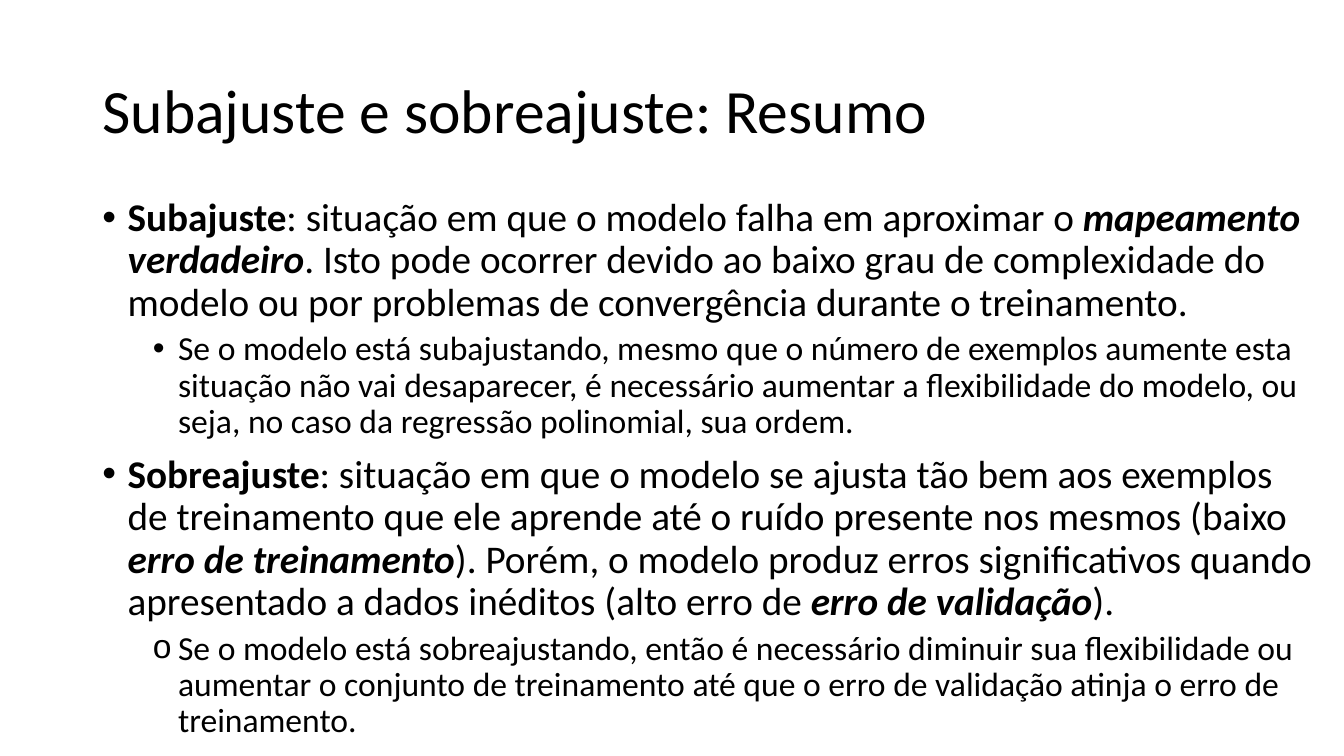
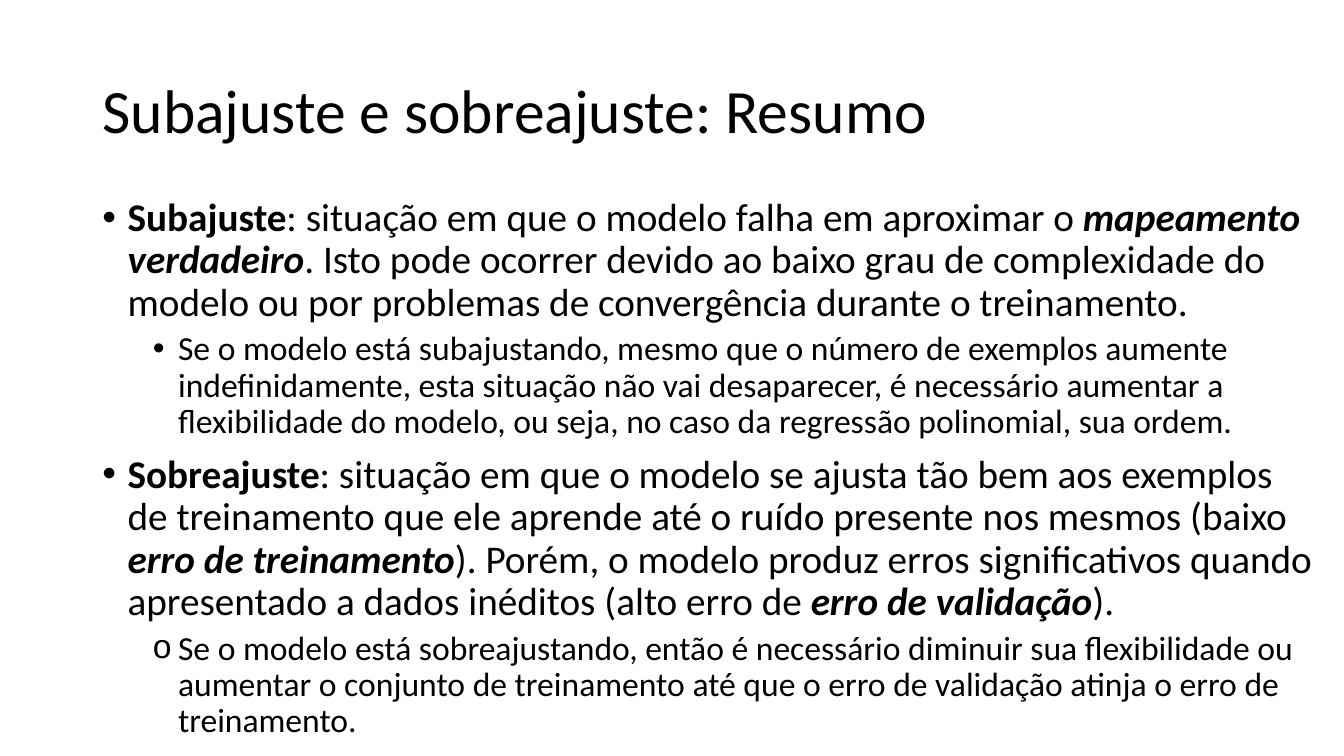
Before and after one commit to zz4fap/t319_aprendizado_de_maquina, a slide deck: slide 11 of slides/T319_Regressão_Linear (Parte IV).pptx. Drawn at 1344x756 pixels with LibreOffice and Linux fonts; fonts in the diff are those of the drawing. Boxes give left, top, right and bottom in pixels: in the first picture for what was removed or moved away, otherwise in the second. Text is boxed around its words. In the diff, an @@ line names an element or a change of style, - is before the commit and + after.

```diff
--- a/slides/T319_Regressão_Linear (Parte IV).pptx
+++ b/slides/T319_Regressão_Linear (Parte IV).pptx
@@ text at (x1=178, y1=336, x2=1232, y2=439): text changed @@
-  • Se o modelo está subajustando, mesmo que o número de exemplos aumente esta situação não vai desaparecer, é necessário aumentar a flexibilidade do modelo, ou seja, no caso da regressão polinomial, sua ordem.
+  • Se o modelo está subajustando, mesmo que o número de exemplos aumente indefinidamente, esta situação não vai desaparecer, é necessário aumentar a flexibilidade do modelo, ou seja, no caso da regressão polinomial, sua ordem.
```
Also in this commit, not shown: 4 other slides changed, 4 slides removed, 1 other file.
